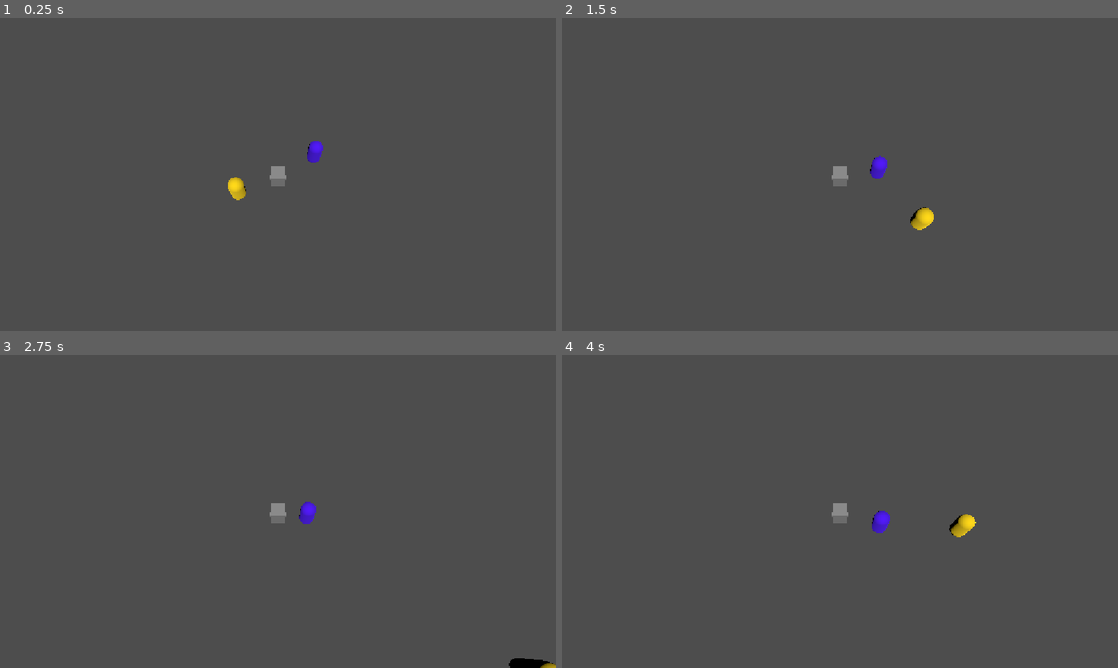
Above: before the commit, frames 1-4 (two rows, left to right).
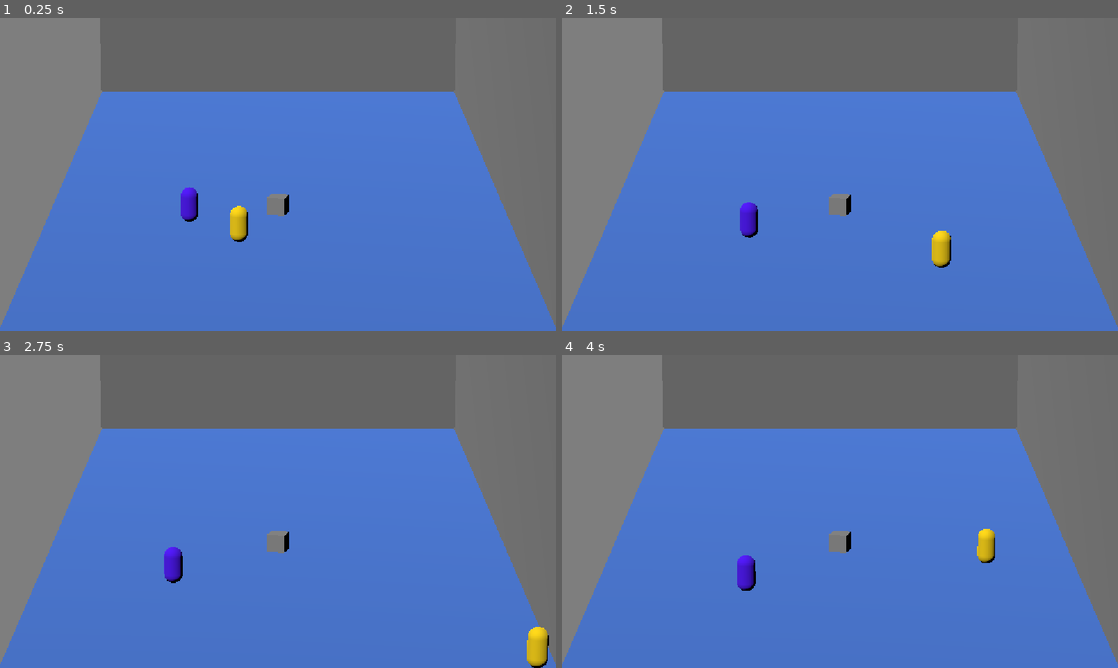
Above: after the commit, the same moments.

Repository: ZacharyOuellet/GMTK2026
Game: Godot game, scene res://scene/MainGame.tscn
Two runs of this game, one before a commit and one after it. Both use one fixed random seed, a clock stepped at 60 frames per second and the inputs below.
Inputs:
- Up to frame 1 (0.25 s): no input
- Up to frame 2 (1.5 s): tap Enter at 0.5 s; hold D (right_1) 0.53-1.28 s; tap Down (down_2) at 0.6, 1.35 s; hold S (down_1) from 1.28 s (still down)
- Up to frame 3 (2.75 s): release S (down_1) at 2.03 s; hold D (right_1) from 2.03 s (still down); tap Left (left_2) at 2.1 s; tap Down (down_2) at 2.3 s
- Up to frame 4 (4 s): release D (right_1) at 2.78 s; hold W (up_1) 2.78-3.53 s; tap Right (right_2) at 2.85 s; tap Down (down_2) at 3.05, 3.8 s; hold A (left_1) from 3.53 s (still down); tap Up (up_2) at 3.6 s

The runs differ from the first frame. In frame 1, 85% of the frame differs, in the area x 0-100%, y 0-100%; in frame 2, 85%; in frame 3, 85%; in frame 4, 85%.

Commit message:
add walls, change camera angle and light angle

Diff:
--- a/project.godot
+++ b/project.godot
@@ -22,6 +22,11 @@
 
 [input]
 
+down_2={
+"deadzone": 0.2,
+"events": [Object(InputEventKey,"resource_local_to_scene":false,"resource_name":"","device":-1,"window_id":0,"alt_pressed":false,"shift_pressed":false,"ctrl_pressed":false,"meta_pressed":false,"pressed":false,"keycode":0,"physical_keycode":4194322,"key_label":0,"unicode":0,"location":0,"echo":false,"script":null)
+]
+}
 up_1={
 "deadzone": 0.2,
 "events": [Object(InputEventKey,"resource_local_to_scene":false,"resource_name":"","device":-1,"window_id":0,"alt_press …(192 unchanged characters)…
@@ -47,11 +52,6 @@
 "events": [Object(InputEventKey,"resource_local_to_scene":false,"resource_name":"","device":-1,"window_id":0,"alt_press …(195 unchanged characters)…
 ]
 }
-down_2={
-"deadzone": 0.2,
-"events": [Object(InputEventKey,"resource_local_to_scene":false,"resource_name":"","device":-1,"window_id":0,"alt_pressed":false,"shift_pressed":false,"ctrl_pressed":false,"meta_pressed":false,"pressed":false,"keycode":0,"physical_keycode":4194322,"key_label":0,"unicode":0,"location":0,"echo":false,"script":null)
-]
-}
 left_2={
 "deadzone": 0.2,
 "events": [Object(InputEventKey,"resource_local_to_scene":false,"resource_name":"","device":-1,"window_id":0,"alt_press …(195 unchanged characters)…
--- a/scene/MainGame.tscn
+++ b/scene/MainGame.tscn
@@ -4,20 +4,141 @@
 
 [sub_resource type="BoxMesh" id="BoxMesh_bpmhk"]
 
+[sub_resource type="WorldBoundaryShape3D" id="WorldBoundaryShape3D_yilnh"]
+
+[sub_resource type="StandardMaterial3D" id="StandardMaterial3D_2m57j"]
+albedo_color = Color(0.26184538, 0.4471408, 0.80536366, 1)
+
+[sub_resource type="PlaneMesh" id="PlaneMesh_0dwx2"]
+material = SubResource("StandardMaterial3D_2m57j")
+
+[sub_resource type="WorldBoundaryShape3D" id="WorldBoundaryShape3D_wetts"]
+plane = Plane(1, 0, 0, 0)
+
+[sub_resource type="PlaneMesh" id="PlaneMesh_2m57j"]
+orientation = 0
+
+[sub_resource type="StandardMaterial3D" id="StandardMaterial3D_owwni"]
+shading_mode = 0
+albedo_color = Color(0.49354547, 0.49354553, 0.49354553, 1)
+
+[sub_resource type="WorldBoundaryShape3D" id="WorldBoundaryShape3D_0dwx2"]
+plane = Plane(1, 0, 0, 0)
+
+[sub_resource type="PlaneMesh" id="PlaneMesh_00014"]
+orientation = 0
+
+[sub_resource type="StandardMaterial3D" id="StandardMaterial3D_ud66n"]
+albedo_color = Color(0.49411765, 0.49411765, 0.49411765, 1)
+
+[sub_resource type="WorldBoundaryShape3D" id="WorldBoundaryShape3D_2m57j"]
+plane = Plane(0, 0, 1, 0)
+
+[sub_resource type="PlaneMesh" id="PlaneMesh_owwni"]
+orientation = 2
+
+[sub_resource type="StandardMaterial3D" id="StandardMaterial3D_yilnh"]
+albedo_color = Color(0.49411765, 0.49411765, 0.49411765, 1)
+
+[sub_resource type="WorldBoundaryShape3D" id="WorldBoundaryShape3D_6fdoo"]
+plane = Plane(0, 0, 1, 0)
+
+[sub_resource type="PlaneMesh" id="PlaneMesh_2gnev"]
+orientation = 2
+
+[sub_resource type="StandardMaterial3D" id="StandardMaterial3D_kj2ki"]
+albedo_color = Color(0.49411765, 0.49411765, 0.49411765, 1)
+
 [node name="MainGame" type="Node3D" unique_id=1631344264]
 
 [node name="Camera3D" type="Camera3D" parent="." unique_id=2091930083]
-transform = Transform3D(1, 0, 0, 0, 0.5075384, 0.8616291, 0, -0.8616291, 0.5075384, 0, 12.239, 7.063)
+transform = Transform3D(1, 0, 0, 0, 0.9707164, 0.24022803, 0, -0.24022803, 0.9707164, 0, 30, 110)
+fov = 9.0
 
 [node name="MeshInstance3D" type="MeshInstance3D" parent="." unique_id=663757528]
+transform = Transform3D(0.9612617, 0, -0.27563736, 0, 1, 0, 0.27563736, 0, 0.9612617, 0, 1, 0)
 mesh = SubResource("BoxMesh_bpmhk")
 
 [node name="Player1" parent="." unique_id=308101449 instance=ExtResource("1_2m57j")]
-transform = Transform3D(1, 0, 0, 0, 1, 0, 0, 0, 1, -2.6349921, 0.42191982, 1.1768541)
+transform = Transform3D(1, 0, 0, 0, 1, 0, 0, 0, 1, -2.1416526, 0, 4.2101316)
 
 [node name="Player2" parent="." unique_id=1753972874 instance=ExtResource("1_2m57j")]
-transform = Transform3D(1, 0, 0, 0, 1, 0, 0, 0, 1, 2.6258504, 0.4592849, -1.7204175)
+transform = Transform3D(1, 0, 0, 0, 1, 0, 0, 0, 1, -5.0571804, 0, 0)
 player_id = 2
 
-[node name="DirectionalLight3D" type="DirectionalLight3D" parent="." unique_id=1684649353]
-transform = Transform3D(1, 0, 0, 0, 0.5075384, 0.8616291, 0, -0.8616291, 0.5075384, 0, 14.563856, 0)
+[node name="Environment" type="Node3D" parent="." unique_id=127246524]
+
+[node name="Borders" type="Node3D" parent="Environment" unique_id=247722339]
+metadata/_edit_lock_ = true
+
+[node name="Ground" type="StaticBody3D" parent="Environment/Borders" unique_id=290701688]
+metadata/_edit_lock_ = true
+
+[node name="CollisionShape3D" type="CollisionShape3D" parent="Environment/Borders/Ground" unique_id=940561096]
+shape = SubResource("WorldBoundaryShape3D_yilnh")
+debug_color = Color(0, 0.6, 0.69803923, 1)
+
+[node name="MeshInstance3D" type="MeshInstance3D" parent="Environment/Borders/Ground" unique_id=1528138847]
+transform = Transform3D(37.199997, 0, 0, 0, 37.2, 0, 0, 0, 37.2, 0, 0, 0)
+mesh = SubResource("PlaneMesh_0dwx2")
+
+[node name="LeftWall" type="StaticBody3D" parent="Environment/Borders" unique_id=1587370158]
+transform = Transform3D(1, 0, 0, 0, 1, 0, 0, 0, 1, -13.3, 0, 0)
+metadata/_edit_lock_ = true
+
+[node name="CollisionShape3D" type="CollisionShape3D" parent="Environment/Borders/LeftWall" unique_id=585179172]
+shape = SubResource("WorldBoundaryShape3D_wetts")
+debug_color = Color(0, 0.6, 0.69803923, 0.98039216)
+
+[node name="MeshInstance3D" type="MeshInstance3D" parent="Environment/Borders/LeftWall" unique_id=81482381]
+transform = Transform3D(36.99, 0, 0, 0, 36.99, 0, 0, 0, 36.99, 0, 0, 0)
+mesh = SubResource("PlaneMesh_2m57j")
+surface_material_override/0 = SubResource("StandardMaterial3D_owwni")
+
+[node name="RightWall" type="StaticBody3D" parent="Environment/Borders" unique_id=1433014122]
+transform = Transform3D(-1, 0, -1.509958e-07, 0, 1, 0, 1.509958e-07, 0, -1, 13.3, 0, 0)
+constant_angular_velocity = Vector3(0, 3.1415927, 0)
+metadata/_edit_lock_ = true
+
+[node name="CollisionShape3D" type="CollisionShape3D" parent="Environment/Borders/RightWall" unique_id=481404991]
+shape = SubResource("WorldBoundaryShape3D_0dwx2")
+debug_color = Color(0, 0.6, 0.69803923, 0.98039216)
+
+[node name="MeshInstance3D" type="MeshInstance3D" parent="Environment/Borders/RightWall" unique_id=323909037]
+transform = Transform3D(36.99, 0, 0, 0, 36.99, 0, 0, 0, 36.99, 0, 0, 0)
+mesh = SubResource("PlaneMesh_00014")
+surface_material_override/0 = SubResource("StandardMaterial3D_ud66n")
+
+[node name="Backwall" type="StaticBody3D" parent="Environment/Borders" unique_id=1212982525]
+transform = Transform3D(1, 0, 0, 0, 1, 0, 0, 0, 1, 0, 0, -37)
+constant_angular_velocity = Vector3(0, 3.1415927, 0)
+metadata/_edit_lock_ = true
+
+[node name="CollisionShape3D" type="CollisionShape3D" parent="Environment/Borders/Backwall" unique_id=1906601400]
+shape = SubResource("WorldBoundaryShape3D_2m57j")
+debug_color = Color(0, 0.6, 0.69803923, 0.98039216)
+metadata/_edit_lock_ = true
+
+[node name="MeshInstance3D" type="MeshInstance3D" parent="Environment/Borders/Backwall" unique_id=982994788]
+transform = Transform3D(36.99, 0, 0, 0, 36.99, 0, 0, 0, 36.99, 0, 0, 0)
+mesh = SubResource("PlaneMesh_owwni")
+surface_material_override/0 = SubResource("StandardMaterial3D_yilnh")
+metadata/_edit_lock_ = true
+
+[node name="FrontWall" type="StaticBody3D" parent="Environment/Borders" unique_id=695902831]
+transform = Transform3D(-1, 0, -8.742278e-08, 0, 1, 0, 8.742278e-08, 0, -1, 0, 0, 20.25)
+constant_angular_velocity = Vector3(0, 3.1415927, 0)
+
+[node name="CollisionShape3D" type="CollisionShape3D" parent="Environment/Borders/FrontWall" unique_id=2091742086]
+shape = SubResource("WorldBoundaryShape3D_6fdoo")
+debug_color = Color(0, 0.6, 0.69803923, 0.98039216)
+metadata/_edit_lock_ = true
+
+[node name="MeshInstance3D" type="MeshInstance3D" parent="Environment/Borders/FrontWall" unique_id=163221311]
+transform = Transform3D(36.99, 0, 0, 0, 36.99, 0, 0, 0, 36.99, 0, 0, 0)
+mesh = SubResource("PlaneMesh_2gnev")
+surface_material_override/0 = SubResource("StandardMaterial3D_kj2ki")
+metadata/_edit_lock_ = true
+
+[node name="DirectionalLight3D" type="DirectionalLight3D" parent="Environment" unique_id=1369715394]
+transform = Transform3D(0.8405665, 0.4038304, -0.36106607, 0, 0.6665324, 0.745476, 0.5417081, -0.6266222, 0.56026495, -10.29, 33.862, 33.691)
--- a/scene/player/player.gd
+++ b/scene/player/player.gd
@@ -29,5 +29,5 @@
 		direction = Input.get_vector("left_2", "right_2", "up_2", "down_2")
 
 	velocity.x = direction.x * speed
-	velocity.z = direction.y * speed
+	velocity.z = direction.y * speed * 2.5
 	move_and_slide()
--- a/scene/player/player.tscn
+++ b/scene/player/player.tscn
@@ -24,8 +24,10 @@
 script = ExtResource("1_v7pse")
 
 [node name="CollisionShape3D" type="CollisionShape3D" parent="." unique_id=602623730]
+transform = Transform3D(1, 0, 0, 0, 1, 0, 0, 0, 1, 0, 1, 0)
 shape = SubResource("CapsuleShape3D_pa3om")
 
 [node name="MeshInstance3D" type="MeshInstance3D" parent="." unique_id=563245823]
+transform = Transform3D(1, 0, 0, 0, 1, 0, 0, 0, 1, 0, 1, 0)
 mesh = SubResource("CapsuleMesh_pa3om")
 script = SubResource("GDScript_v7pse")
